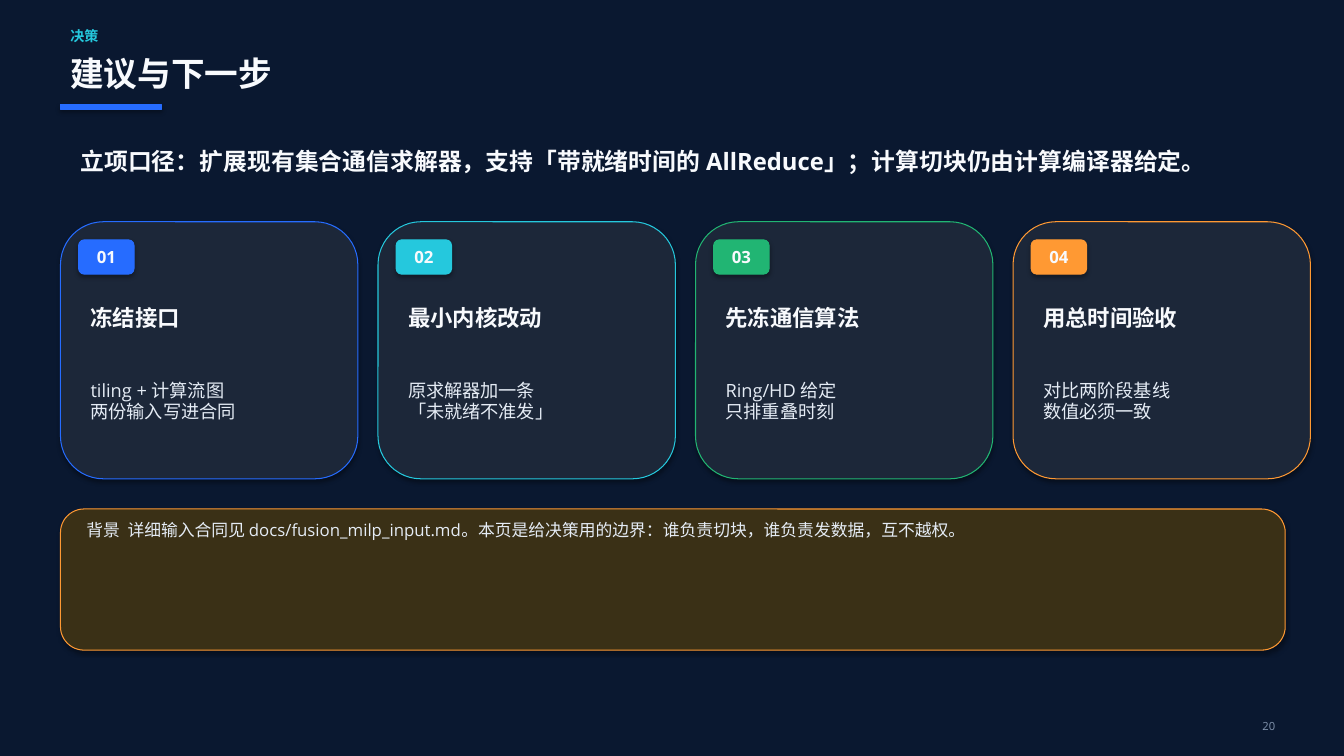
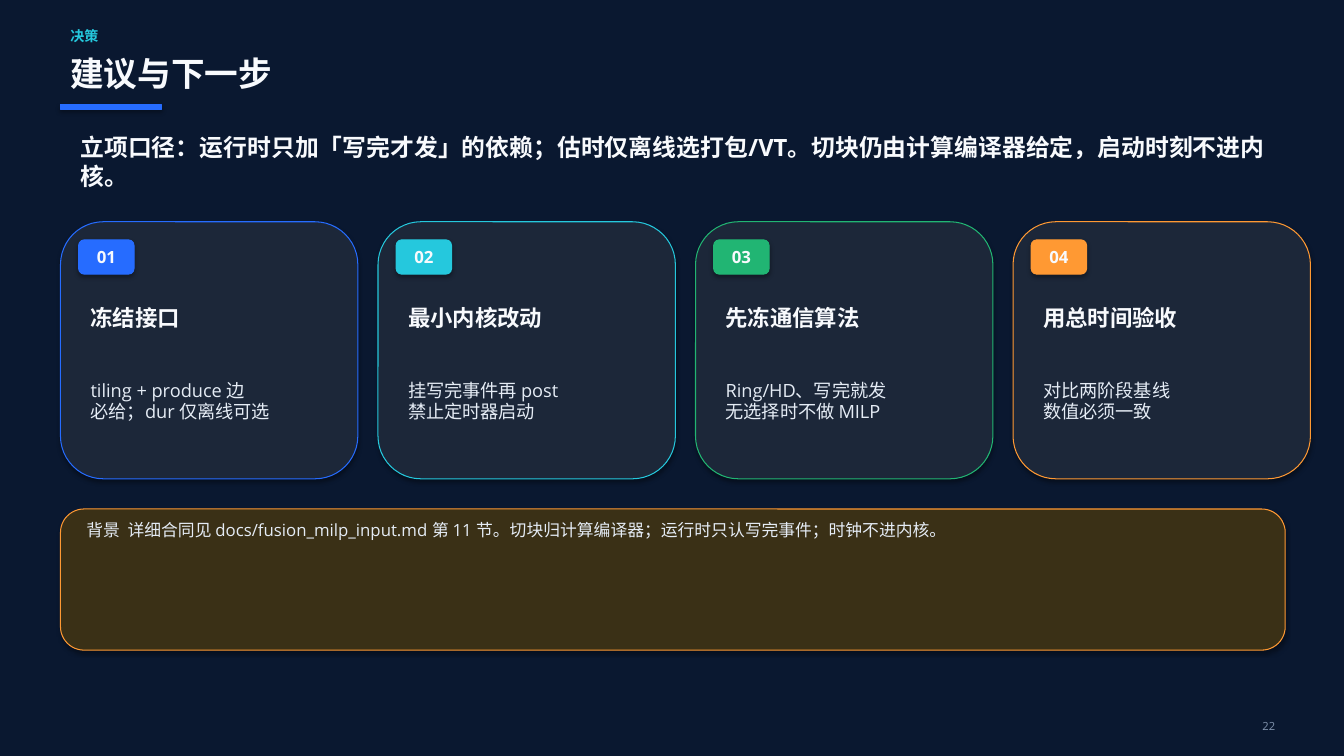
Before and after one commit to 69515164-rgb/DeepEP, a slide deck: slide 22 of docs/融合算子自动生成_MM_AllReduce.pptx (slide 20 before the commit). Drawn at 1344x756 pixels with LibreOffice and Linux fonts; fonts in the diff are those of the drawing. Boxes give left, top, right and bottom in pixels: in the first picture for what was removed or moved away, otherwise in the second. Text is boxed around its words. In the diff, an @@ line names an element or a change of style, - is before the commit and + after.

```diff
--- a/docs/融合算子自动生成_MM_AllReduce.pptx
+++ b/docs/融合算子自动生成_MM_AllReduce.pptx
@@ text at (80, 135, 1264, 187): text changed @@
-立项口径：扩展现有集合通信求解器，支持「带就绪时间的 AllReduce」；计算切块仍由计算编译器给定。
+立项口径：运行时只加「写完才发」的依赖；估时仅离线选打包/VT。切块仍由计算编译器给定，启动时刻不进内核。
@@ text at (91, 382, 270, 421): text changed @@
-tiling + 计算流图
-两份输入写进合同
+tiling + produce 边
+必给；dur 仅离线可选
@@ text at (408, 381, 558, 420): text changed @@
-原求解器加一条
-「未就绪不准发」
+挂写完事件再 post
+禁止定时器启动
@@ text at (726, 381, 887, 420): text changed @@
-Ring/HD 给定
-只排重叠时刻
+Ring/HD、写完就发
+无选择时不做 MILP
@@ text at (86, 522, 946, 540): text changed @@
-背景 详细输入合同见 docs/fusion_milp_input.md。本页是给决策用的边界：谁负责切块，谁负责发数据，互不越权。
+背景 详细合同见 docs/fusion_milp_input.md 第 11 节。切块归计算编译器；运行时只认写完事件；时钟不进内核。
@@ text at (1262, 722, 1275, 730): text changed @@
-20
+22
```
Also in this commit, not shown: 13 other slides changed, 2 slides added, 2 other files.
